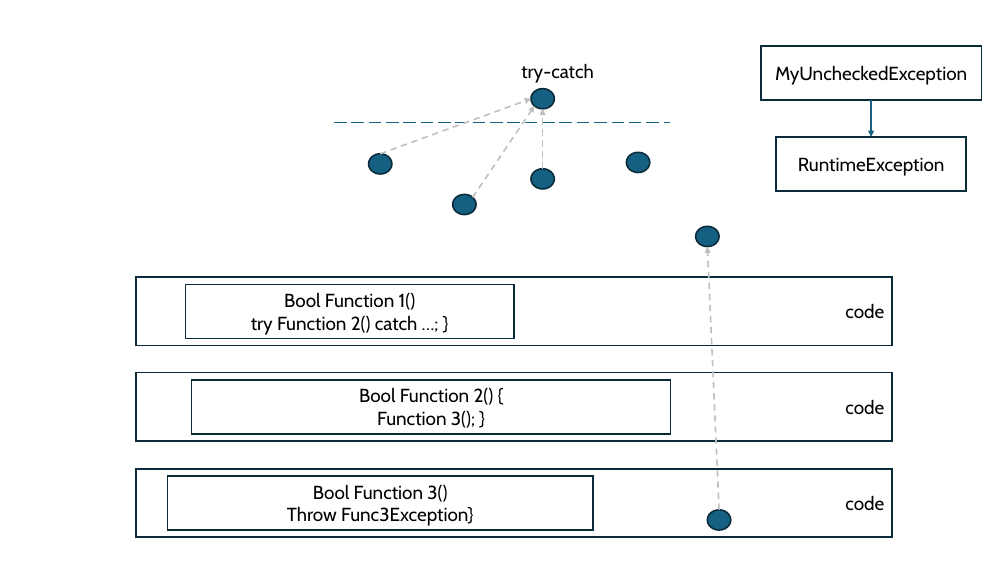
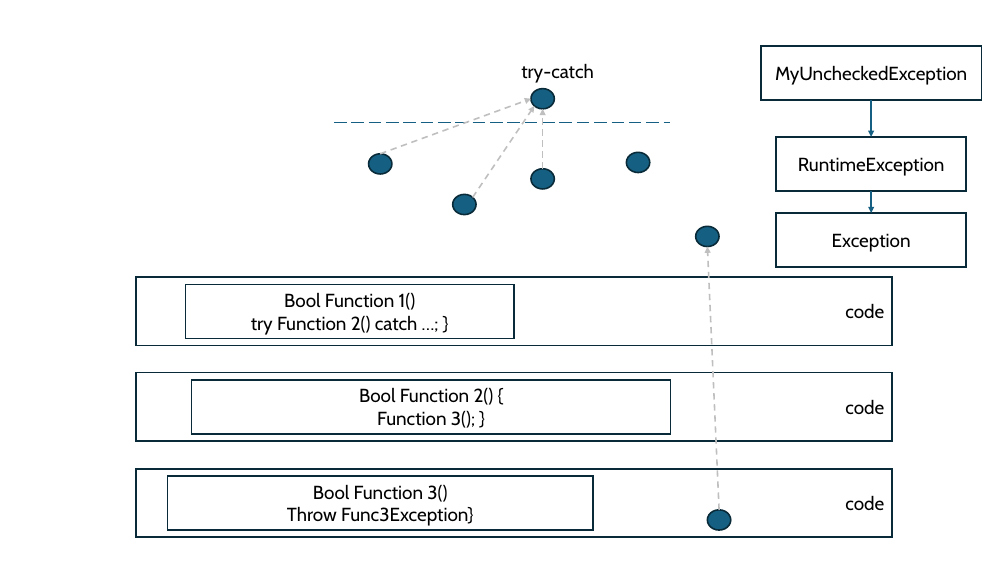
Before and after one commit to mo-mosverkstad/java-learning, a slide deck: slide 2 of exceptions.pptx. Drawn at 1008x567 pixels with LibreOffice and Linux fonts; fonts in the diff are those of the drawing. Boxes give left, top, right and bottom in pixels: in the first picture for what was removed or moved away, otherwise in the second. Text is boxed around its words. In the diff, an @@ line names an element or a change of style, - is before the commit and + after.

```diff
--- a/exceptions.pptx
+++ b/exceptions.pptx
@@ arrow added from (871, 191) to (871, 213), #156082 1.5 pt @@
@@ rectangle added at (777, 213, 966, 267), outline #092A39 1.5 pt, 18 pt, text #000000 @@
+Exception
```
Also in this commit, not shown: 8 other files.
